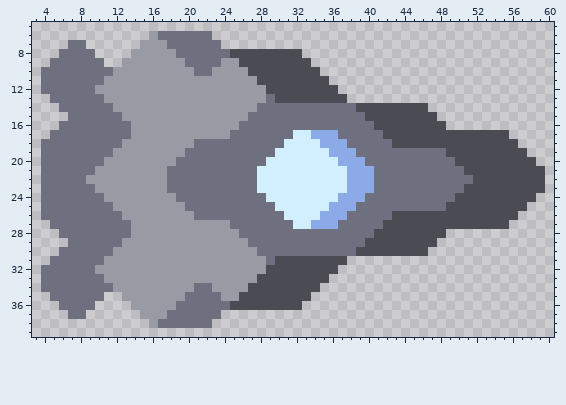
Pixel-art sprite, stored at core/assets-raw/sprites/units/anthicus-leg-base.png. The picture above is the old version.
The file is 64x45 pixels. Shown: x 3..60, y 5..39.
Once edited:
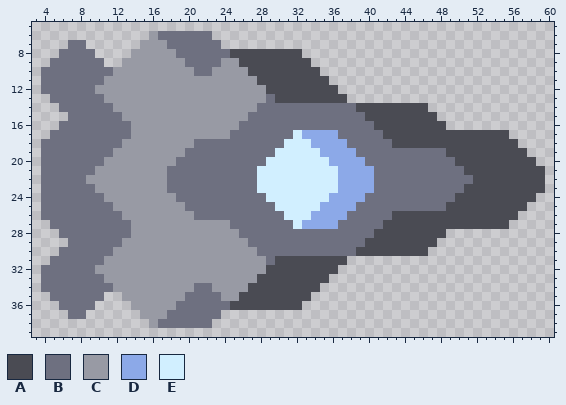
Palette (. is transparent): A #4a4b53  B #6e7080  C #989aa4  D #8ca9e8  E #d1efff
What changed:
@@ x 31..39 @@
 16 BBBBBBBBB
-17 BEEDDDBBB
-18 EEEEDDDBB
-19 EEEEEDDDB
-20 EEEEEEDDD
-21 EEEEEEEDD
-22 EEEEEEEDD
-23 EEEEEEEDD
-24 EEEEEEDDD
-25 EEEEEDDDB
-26 EEEEDDDBB
-27 BEEDDDBBB
+17 BEDDDDBBB
+18 EEEDDDDBB
+19 EEEEDDDDB
+20 EEEEEDDDD
+21 EEEEEEDDD
+22 EEEEEEDDD
+23 EEEEEEDDD
+24 EEEEEDDDD
+25 EEEEDDDDB
+26 EEEDDDDBB
+27 BEDDDDBBB
 28 BBBBBBBBB
Changed places in both pictures, as pixel boxes (x1, y1, x2, y2):
changed: (302, 130, 347, 229)
